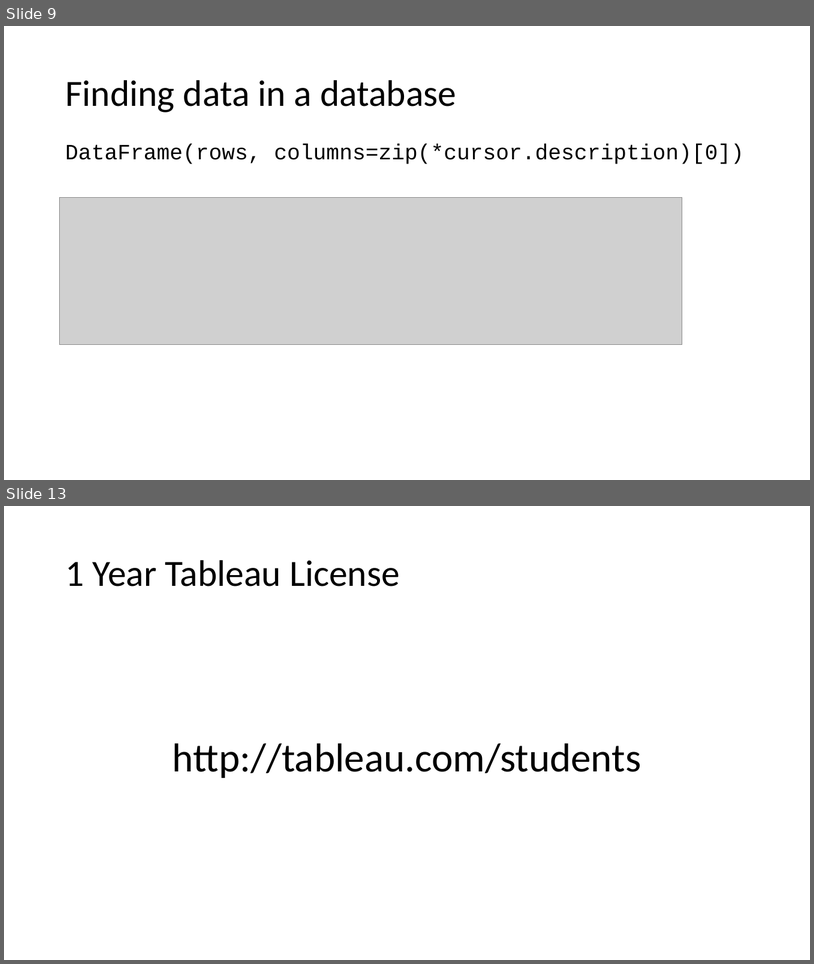
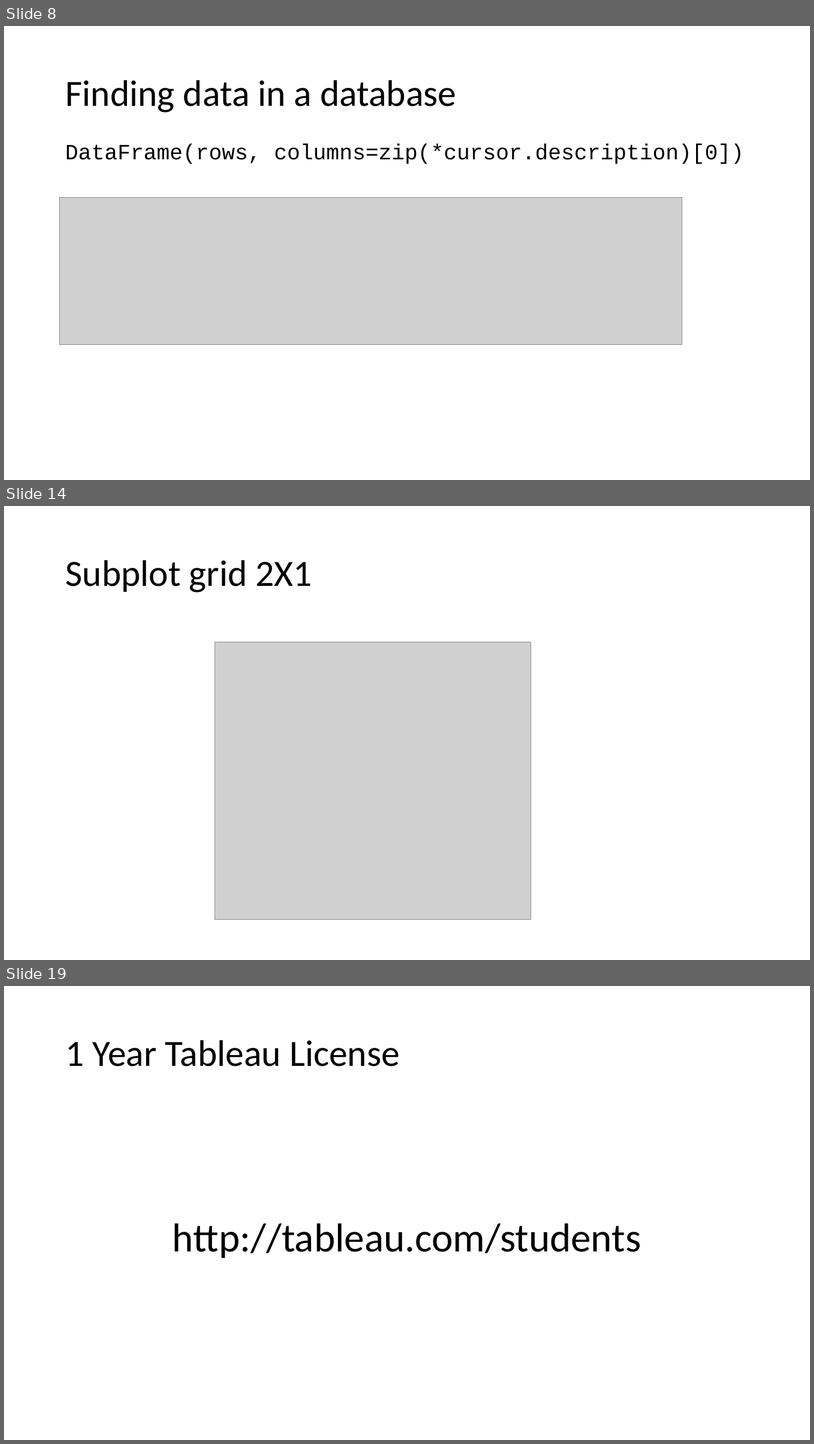
Before and after one commit to philmui/datascience, a slide deck: lecture04.visualization/lecture04.db.viz.pptx. Shown one above the other, each under a label of ours: slides 9 and 13 before the commit, slides 8, 14 and 19 after it; the slides between them are not shown. The pictures are 814x964 and 814x1444 pixels, drawn with LibreOffice and Linux fonts; fonts in the diff are those of the drawing; grey boxes stand for pictures. Boxes give left, top, right and bottom in pixels: in the first picture for what was removed or moved away, otherwise in the second. Text is boxed around its words. In the diff, an @@ line names an element or a change of style, - is before the commit and + after.

```diff
--- a/lecture04.visualization/lecture04.db.viz.pptx
+++ b/lecture04.visualization/lecture04.db.viz.pptx
@@ slide 14 added at <box>4,506,810,960</box>, background #FFFFFF @@
@@ title added at <box>65,560,312,592</box>, 44 pt, text #000000 @@
+Subplot grid 2X1
@@ picture added at <box>215,642,531,919</box> @@
@@ what was slide 9 is now slide 8 @@
@@ what was slide 13 is now slide 19 @@
```
Also in this commit, not shown: 3 slides changed, 6 other slides added, 1 slide removed, 1 other file.
